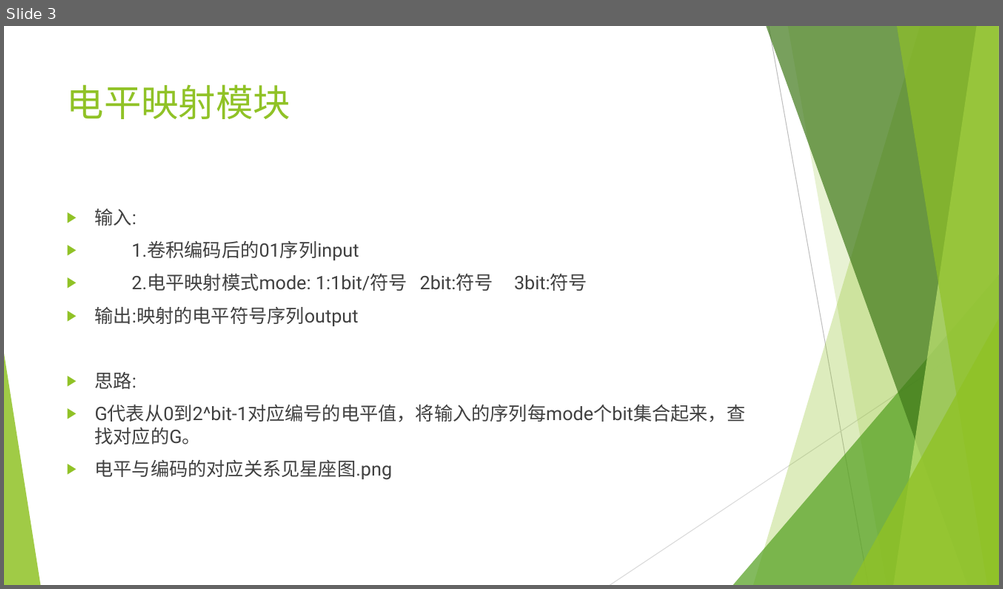
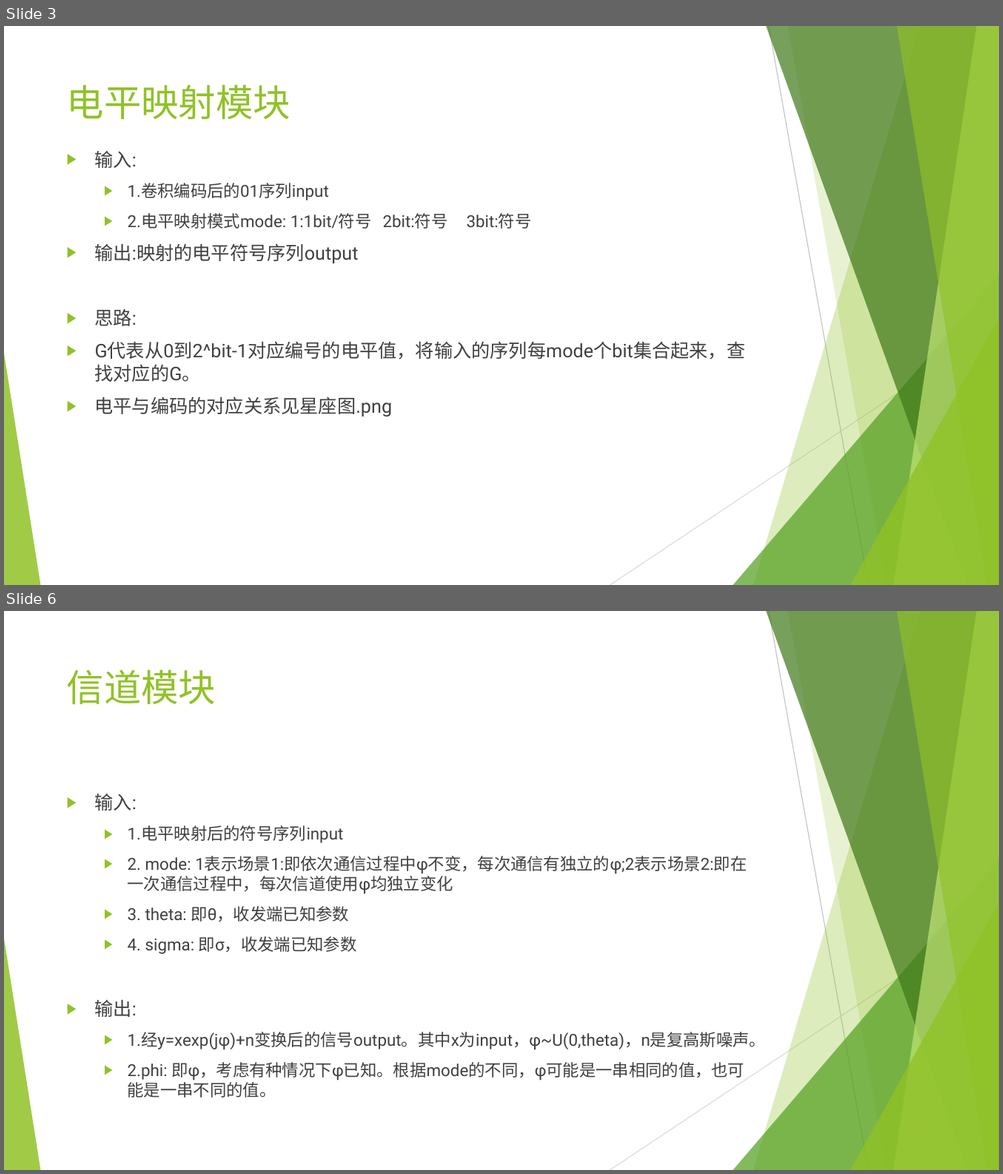
Before and after one commit to EECodingPresentation/project1, a slide deck: v1.pptx. Shown one above the other, each under a label of ours: slide 3 before the commit, slides 3 and 6 after it; the slides between them are not shown. The pictures are 1003x589 and 1003x1174 pixels, drawn with LibreOffice and Linux fonts; fonts in the diff are those of the drawing. Boxes give left, top, right and bottom in pixels: in the first picture for what was removed or moved away, otherwise in the second. Text is boxed around its words. In the diff, an @@ line names an element or a change of style, - is before the commit and + after.

Commit message:
上传的ppt包括卷积编码、电平映射、信道，这些模块。也做了收发端星座图的部分。

```diff
--- a/v1.pptx
+++ b/v1.pptx
@@ slide 6 added at box(4, 611, 999, 1170), background #FFFFFF; not listed: 10 template elements that a slide beside it also shows @@
@@ title added at box(67, 669, 216, 704), 36 pt, text #90C226 @@
+信道模块
@@ text added at box(95, 794, 766, 1098), 16 pt, text #404040 @@
+▶ 输入:
+  ▶ 1.电平映射后的符号序列input
+  ▶ 2. mode: 1表示场景1:即依次通信过程中φ不变，每次通信有独立的φ;2表示场景2:即在一次通信过程中，每次信道使用φ均独立变化
+  ▶ 3. theta: 即θ，收发端已知参数
+  ▶ 4. sigma: 即σ，收发端已知参数
+▶ 输出:
+  ▶ 1.经y=xexp(jφ)+n变换后的信号output。其中x为input，φ~U(0,theta)，n是复高斯噪声。
+  ▶ 2.phi: 即φ，考虑有种情况下φ已知。根据mode的不同，φ可能是一串相同的值，也可能是一串不同的值。
@@ slide 3 changed as well @@
@@ text "输入:": place and size @@
-text "输入:" at box(95, 209, 745, 480)
+text "输入:" at box(95, 151, 745, 417)
@@ text at box(128, 183, 532, 229): size 18 to 16 pt in "1.卷积编码后的01序列input", "2.电平映射模式mode: 1:1bit/符号 2bit:符号 3bit:符号"; list level 1 to 2 in "1.卷积编码后的01序列input"; list level 1 to 2 in "2.电平映射模式mode: 1:1bit/符号 2bit:符号 3bit:符号" @@
```
Also in this commit, not shown: 1 other slide changed, 2 other slides added, 1 slide removed, 1 other file.
